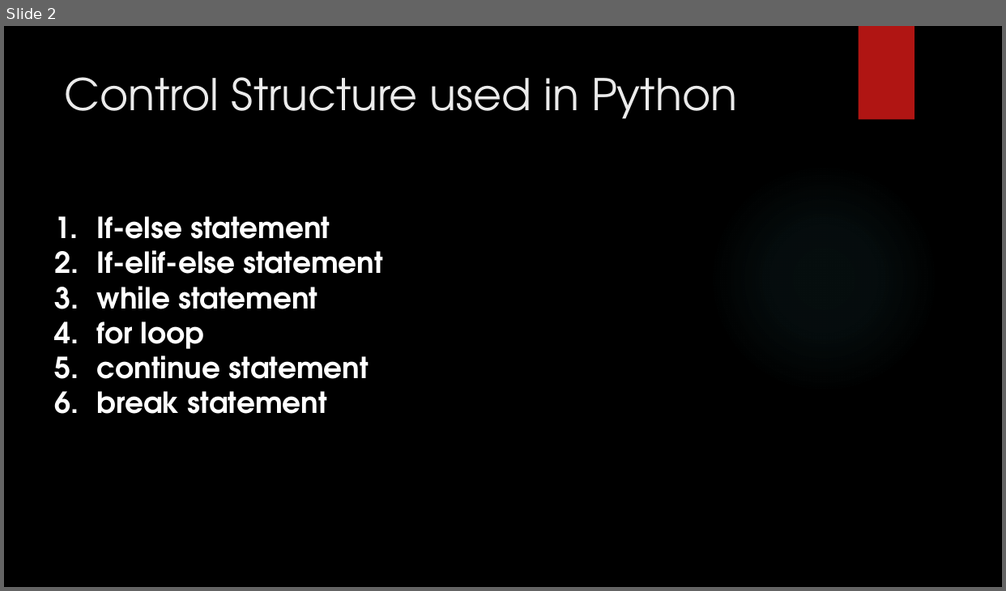
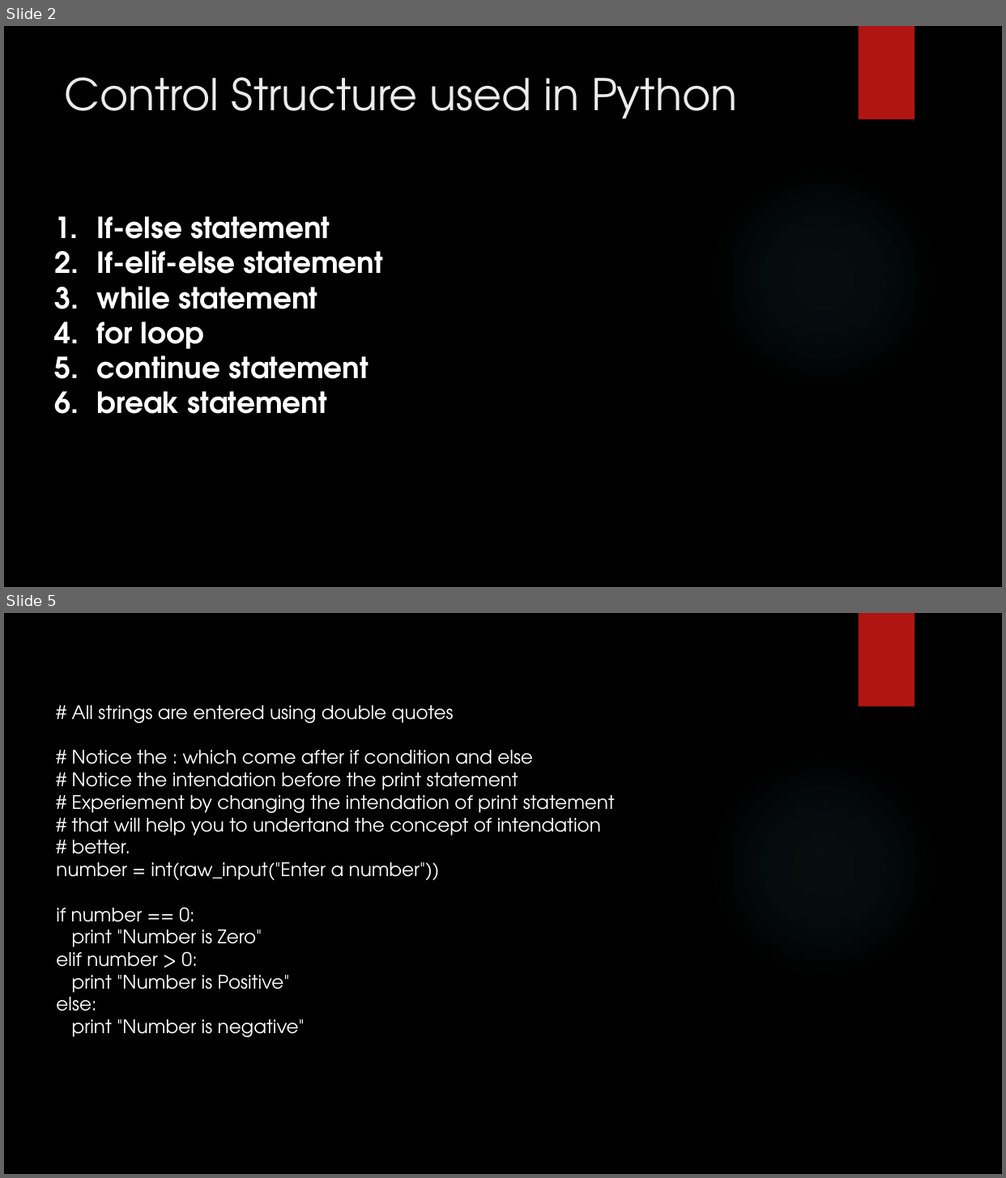
Before and after one commit to girishsukukumar/python, a slide deck: 3. Control_structures.pptx. Shown one above the other, each under a label of ours: slide 2 before the commit, slides 2 and 5 after it; the slides between them are not shown. The pictures are 1006x591 and 1006x1178 pixels, drawn with LibreOffice and Linux fonts; fonts in the diff are those of the drawing; background and template pictures are left out. Boxes give left, top, right and bottom in pixels: in the first picture for what was removed or moved away, otherwise in the second. Text is boxed around its words. In the diff, an @@ line names an element or a change of style, - is before the commit and + after.

```diff
--- a/3. Control_structures.pptx
+++ b/3. Control_structures.pptx
@@ slide 5 added at (4,613,1002,1174), background picture (left out); not listed: 2 template elements that a slide beside it also shows @@
@@ text added at (56,705,615,1037), 18 pt, text #FFFFFF @@
+# All strings are entered using double quotes
+# Notice the : which come after if condition and else
+# Notice the intendation before the print statement
+# Experiement by changing the intendation of print statement
+# that will help you to undertand the concept of intendation
+# better.
+number = int(raw_input("Enter a number"))
+if number == 0:
+print "Number is Zero"
+elif number > 0:
+print "Number is Positive"
+else:
+print "Number is negative"
```
Also in this commit, not shown: 5 other slides added, 4 slides removed, 1 other file.
